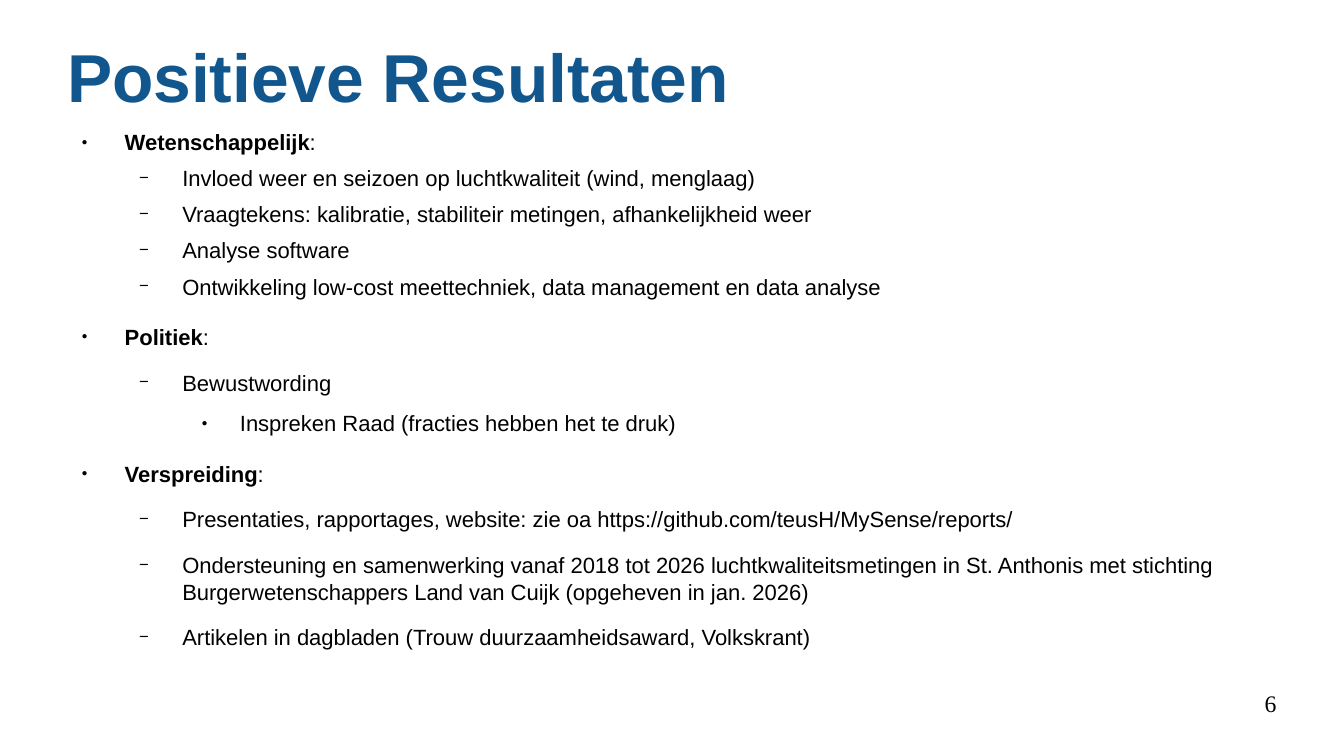
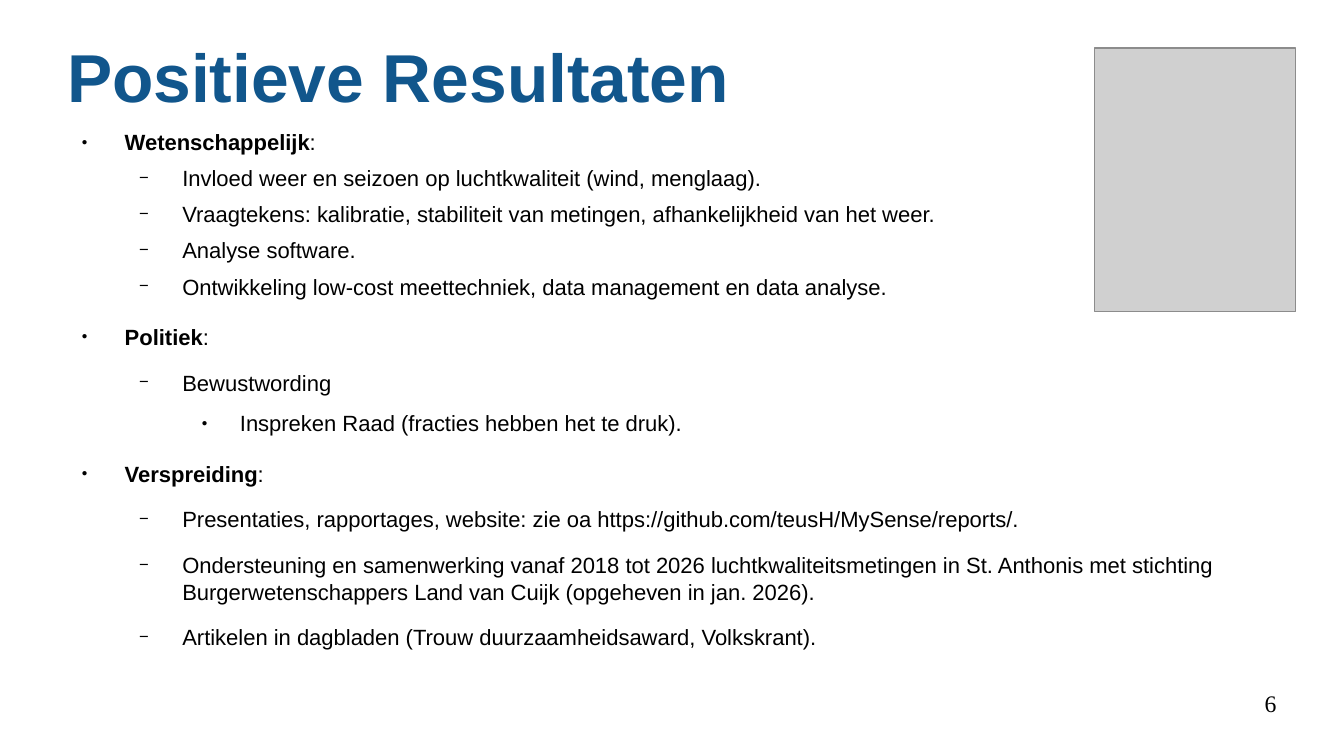
Before and after one commit to teusH/MySense, a slide deck: slide 6 of reports/202603-Casus-Horst aan de Maas.odp. Drawn at 1344x756 pixels with LibreOffice and Linux fonts; fonts in the diff are those of the drawing; grey boxes stand for pictures. Boxes give left, top, right and bottom in pixels: in the first picture for what was removed or moved away, otherwise in the second. Text is boxed around its words. In the diff, an @@ line names an element or a change of style, - is before the commit and + after.

```diff
--- a/reports/202603-Casus-Horst aan de Maas.odp
+++ b/reports/202603-Casus-Horst aan de Maas.odp
@@ picture added at [1095,48,1296,312] @@
@@ text at [182,170,934,300]: text changed @@
-  − Invloed weer en seizoen op luchtkwaliteit (wind, menglaag)
-  − Vraagtekens: kalibratie, stabiliteir metingen, afhankelijkheid weer
-  − Analyse software
-  − Ontwikkeling low-cost meettechniek, data management en data analyse
+  − Invloed weer en seizoen op luchtkwaliteit (wind, menglaag).
+  − Vraagtekens: kalibratie, stabiliteit van metingen, afhankelijkheid van het weer.
+  − Analyse software.
+  − Ontwikkeling low-cost meettechniek, data management en data analyse.
@@ text at [240,415,682,436]: text changed @@
-    ● Inspreken Raad (fracties hebben het te druk)
+    ● Inspreken Raad (fracties hebben het te druk).
@@ text at [182,511,1213,650]: text changed @@
-  − Presentaties, rapportages, website: zie oa https://github.com/teusH/MySense/reports/
-  − Ondersteuning en samenwerking vanaf 2018 tot 2026 luchtkwaliteitsmetingen in St. Anthonis met stichting Burgerwetenschappers Land van Cuijk (opgeheven in jan. 2026)
-  − Artikelen in dagbladen (Trouw duurzaamheidsaward, Volkskrant)
+  − Presentaties, rapportages, website: zie oa https://github.com/teusH/MySense/reports/.
+  − Ondersteuning en samenwerking vanaf 2018 tot 2026 luchtkwaliteitsmetingen in St. Anthonis met stichting Burgerwetenschappers Land van Cuijk (opgeheven in jan. 2026).
+  − Artikelen in dagbladen (Trouw duurzaamheidsaward, Volkskrant).
```
Also in this commit, not shown: 10 other slides changed, 4 other files.
